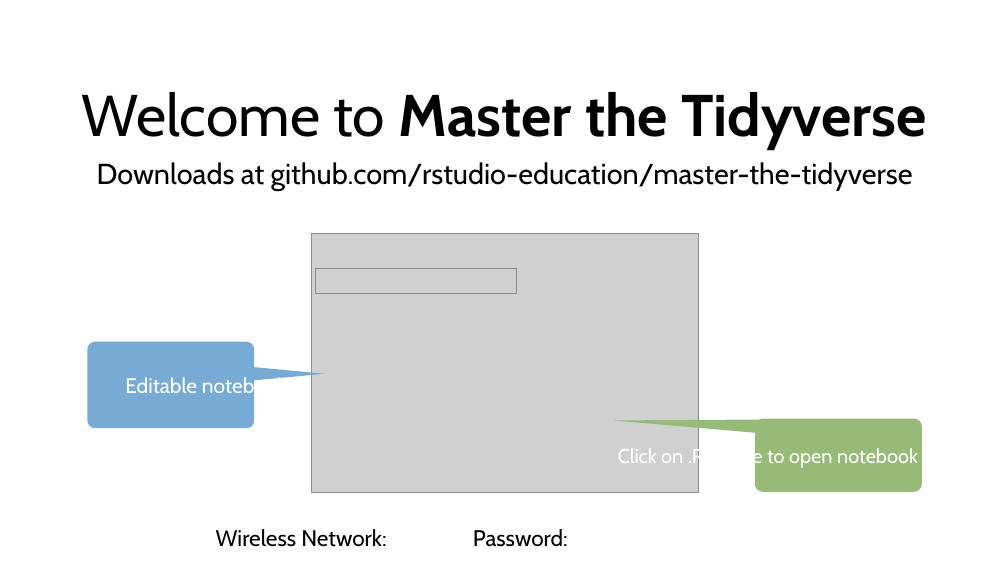
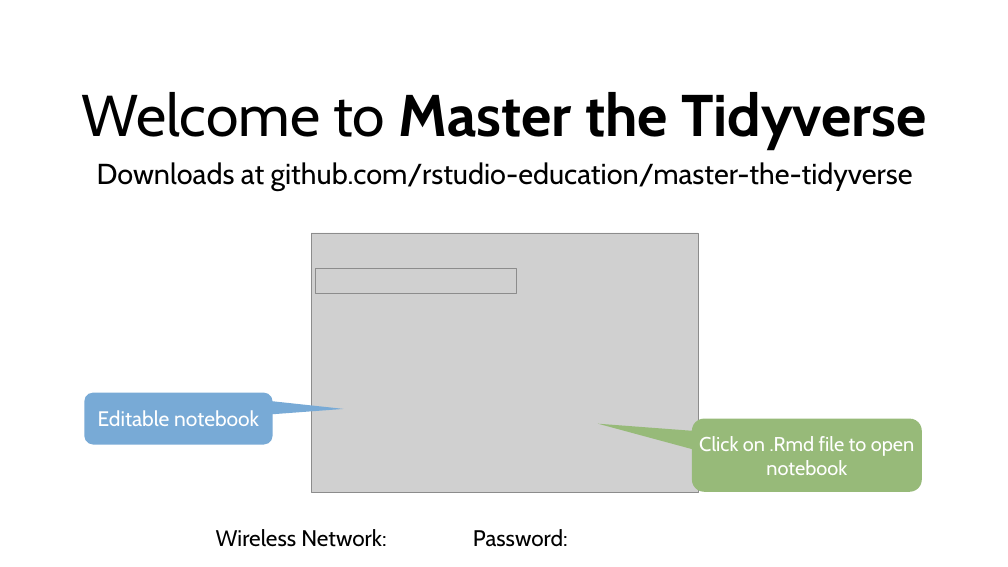
Before and after one commit to rstudio-education/master-the-tidyverse-instructors, a slide deck: slide 3 of powerpoints/000-A-Preclass-loop.pptx (slide 4 before the commit). Drawn at 1008x567 pixels with LibreOffice and Linux fonts; fonts in the diff are those of the drawing; grey boxes stand for pictures. Boxes give left, top, right and bottom in pixels: in the first picture for what was removed or moved away, otherwise in the second. Text is boxed around its words. In the diff, an @@ line names an element or a change of style, - is before the commit and + after.

```diff
--- a/powerpoints/000-A-Preclass-loop.pptx
+++ b/powerpoints/000-A-Preclass-loop.pptx
@@ freeform shape removed at box(87, 342, 325, 428) @@
-Editable notebook
@@ rounded speech box added at box(84, 393, 273, 444), fill #78AAD6, 40 pt, text #FFFFFF @@
+Editable notebook
@@ freeform shape removed at box(614, 418, 922, 492) @@
-Click on .Rmd file to open notebook
@@ rounded speech box added at box(692, 418, 921, 492), fill #97BA79, 38 pt, text #FFFFFF @@
+Click on .Rmd file to open notebook
```
Also in this commit, not shown: 5 other slides changed, 7 slides removed.
